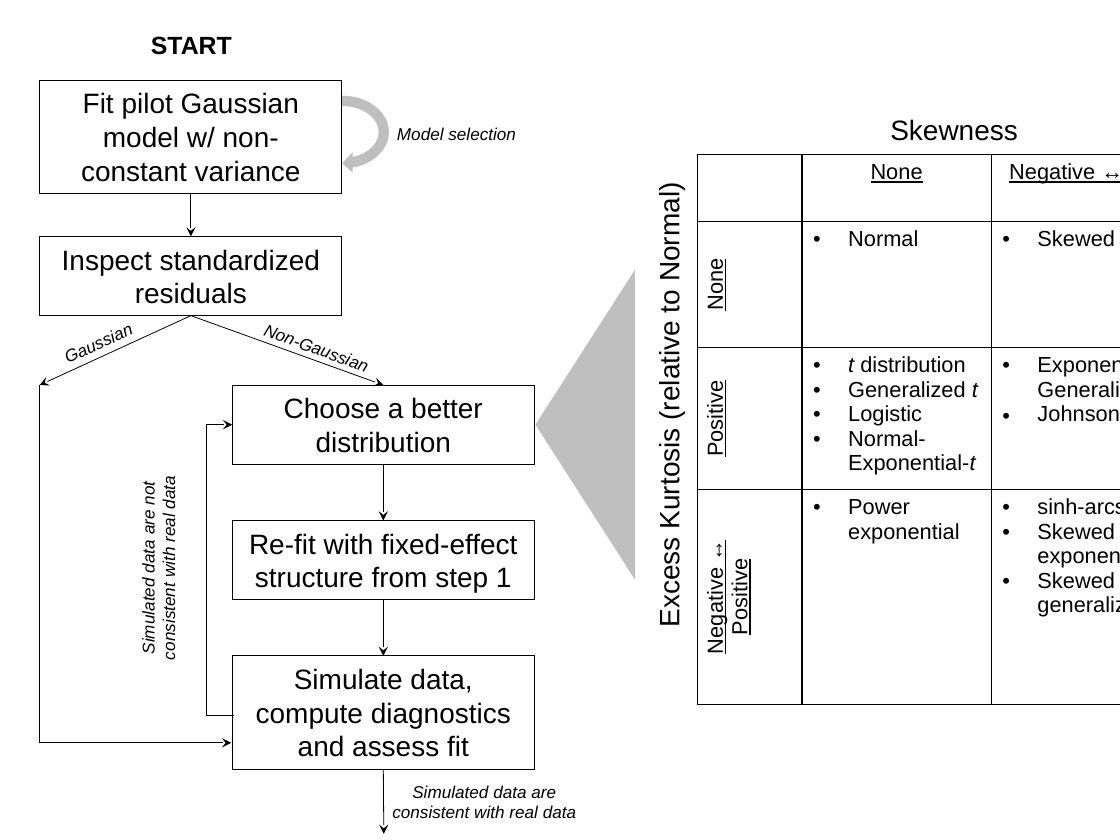
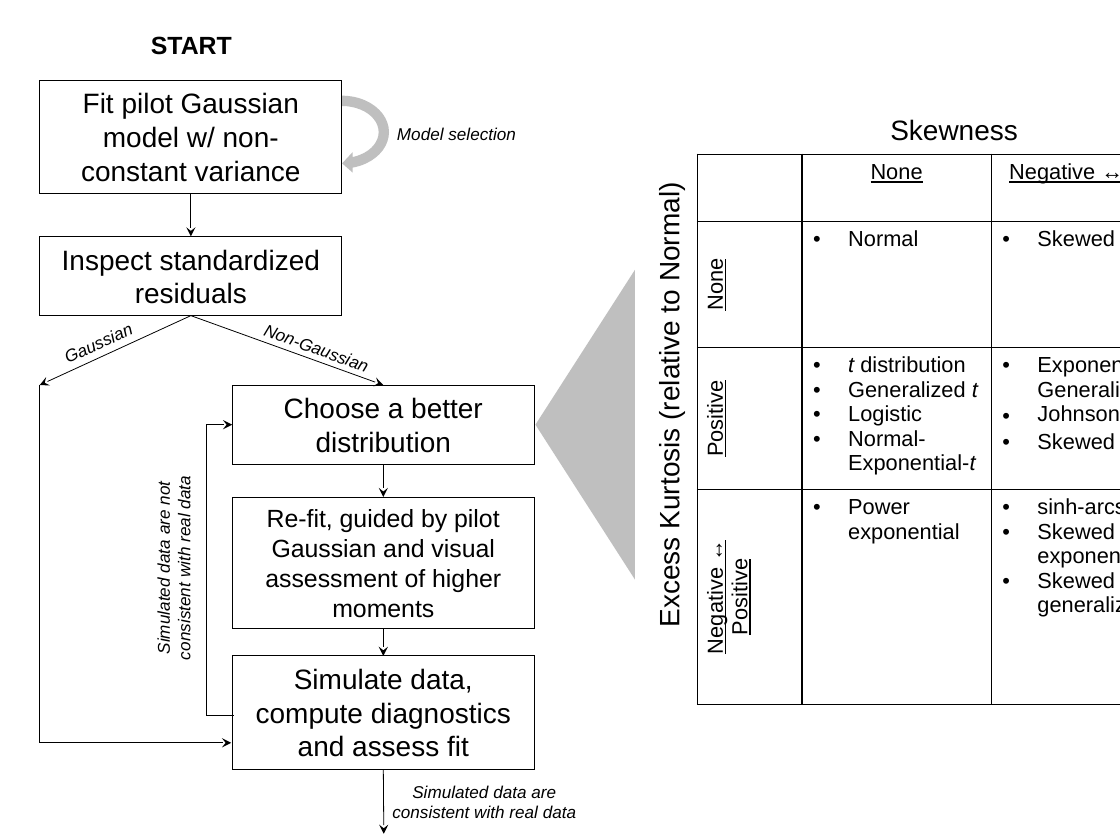
Before and after one commit to texmiller/IPM_size_transitions, a slide deck: slide 2 of manuscript/figures/workflow_figure.pptx. Drawn at 1120x840 pixels with LibreOffice and Linux fonts; fonts in the diff are those of the drawing. Boxes give left, top, right and bottom in pixels: in the first picture for what was removed or moved away, otherwise in the second. Text is boxed around its words. In the diff, an @@ line names an element or a change of style, - is before the commit and + after.

Commit message:
Updated workflow figure to include skewed t and edited some box text

```diff
--- a/manuscript/figures/workflow_figure.pptx
+++ b/manuscript/figures/workflow_figure.pptx
@@ table at <box>698,155,1120,704</box> @@
-row 3, column 3: Exponential-Generalized Beta / Johnson’s SU
+row 3, column 3: Exponential-Generalized Beta / Johnson’s SU / Skewed t
@@ text "Simulated data are not consistent ...": place and size @@
-text "Simulated data are not consistent ..." at <box>139,479,179,658</box>
+text "Simulated data are not consistent ..." at <box>154,479,194,658</box>
@@ arrow moved from (383, 465) - (383, 521) to (383, 465) - (383, 497) @@
@@ rectangle "Re-fit, guided by pilot Gaussian ...": place and size @@
-rectangle "Re-fit, guided by pilot Gaussian ..." at <box>232,521,534,600</box>
+rectangle "Re-fit, guided by pilot Gaussian ..." at <box>232,497,534,629</box>
@@ text in rectangle at <box>265,509,501,618</box>: text changed; size 18 to 16 pt @@
-Re-fit with fixed-effect structure from step 1
+Re-fit, guided by pilot Gaussian and visual assessment of higher moments
@@ arrow moved from (383, 599) - (383, 656) to (383, 629) - (383, 656) @@
```
Also in this commit, not shown: 1 other file.
